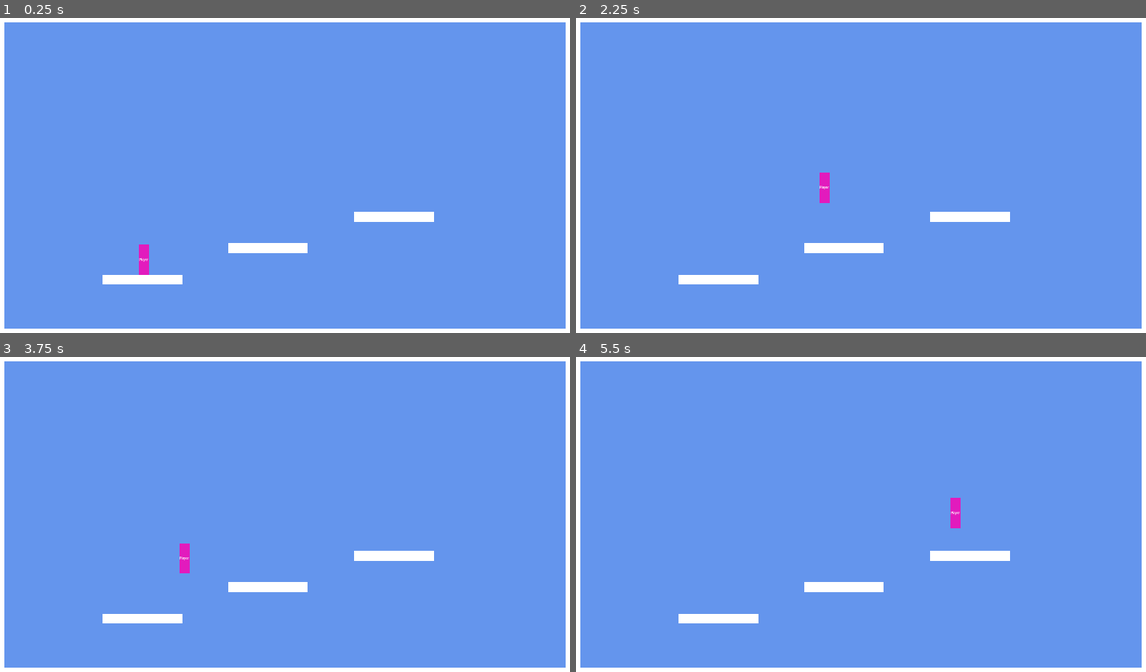
Above: before the commit, frames 1-4 (two rows, left to right).
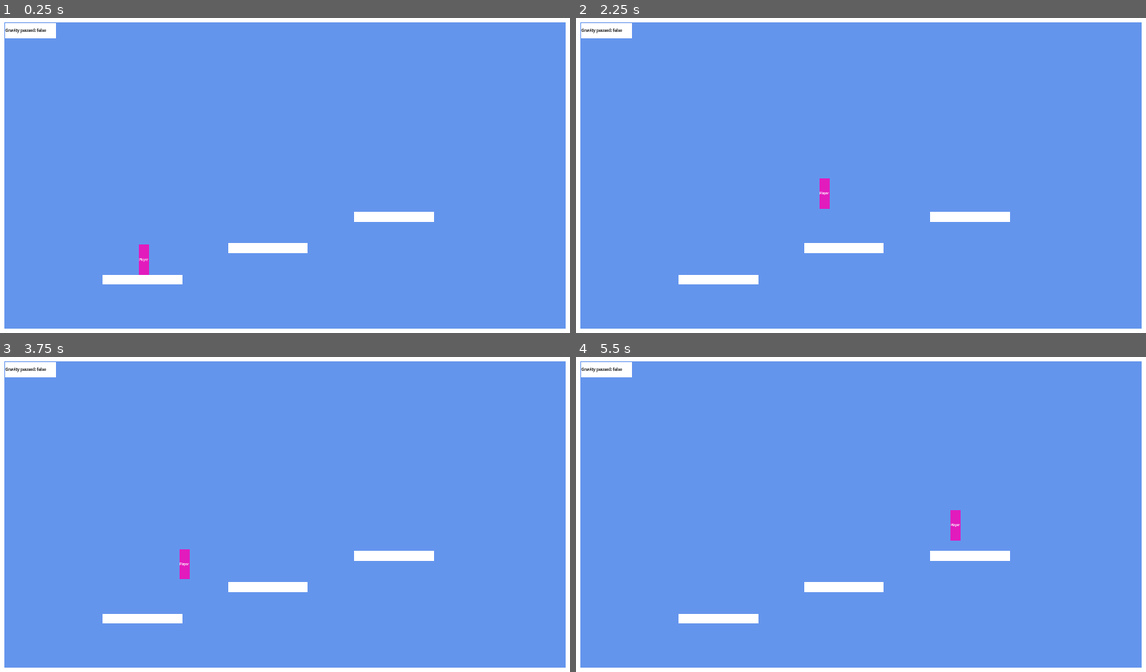
Above: after the commit, the same moments.

Repository: hpi-swa-lab/godot-pronto
Game: Godot game, scene res://examples/platformer/platformer_gravity_paused.tscn
Two runs of this game, one before a commit and one after it. Both use one fixed random seed, a clock stepped at 60 frames per second and the inputs below. The project has no main scene, so this scene is started directly.
Inputs (mouse positions are in pixels of both pictures, inside the frame that each line leads up to):
- Up to frame 1 (0.25 s): no input
- Up to frame 2 (2.25 s): tap Enter (ui_accept) at 0.5, 0.77, 2 s; move the mouse to (986, 159) at 0.52 s; hold Right (ui_right) 0.53-1.25 s; tap J at 0.6 s; click (986, 159) at 0.67 s; drag from (747, 191) to (832, 241) at 1.27 s; move the mouse to (918, 103) at 2.02 s; hold Left (ui_left) from 2.03 s (still down); tap I at 2.1 s
- Up to frame 3 (3.75 s): release Left (ui_left) at 2.75 s; drag from (256, 580) to (108, 464) at 2.77 s; tap Enter (ui_accept) at 3.5 s; move the mouse to (461, 564) at 3.52 s; hold Right (ui_right) from 3.53 s (still down); tap Tab at 3.6 s
- Up to frame 4 (5.5 s): tap Enter (ui_accept) at 3.77, 5 s; tap Escape at 4.15 s; release Right (ui_right) at 4.25 s; drag from (684, 464) to (775, 432) at 4.27 s; move the mouse to (889, 514) at 5.02 s; hold Right (ui_right) from 5.03 s (still down); tap J at 5.1 s; click (889, 514) at 5.17 s

The runs differ from the first frame. In frame 1, 0.4% of the frame differs, in the area x 0-10%, y 1-7%; in frame 2, 0.5%; in frame 3, 0.5%; in frame 4, 0.6%, in the area x 0-68%, y 1-59%.
Error before the commit: Parse Error: Cannot call the parent class' virtual function "_init()" because it hasn't been defined. (res://addons/pronto/behaviors/Inspect.gd:266)

Commit message:
use placeholder instead of inspector due to error in statement evaluation

Diff:
--- a/examples/platformer/platformer_gravity_paused.tscn
+++ b/examples/platformer/platformer_gravity_paused.tscn
@@ -1,24 +1,90 @@
-[gd_scene load_steps=8 format=3 uid="uid://pcvirp44au2y"]
+[gd_scene load_steps=17 format=3 uid="uid://pcvirp44au2y"]
 
 [ext_resource type="Script" path="res://addons/pronto/behaviors/Background.gd" id="1_wkkvy"]
 [ext_resource type="Script" path="res://addons/pronto/behaviors/Placeholder.gd" id="2_g2k13"]
 [ext_resource type="Script" path="res://addons/pronto/behaviors/PlatformerController.gd" id="3_h1uyp"]
 [ext_resource type="Script" path="res://addons/pronto/behaviors/Key.gd" id="4_bdlcu"]
-[ext_resource type="Script" path="res://addons/pronto/behaviors/Inspect.gd" id="4_y2g46"]
 [ext_resource type="Script" path="res://addons/pronto/helpers/Connection.gd" id="5_bcaxq"]
+[ext_resource type="Script" path="res://addons/pronto/helpers/ConnectionScript.gd" id="5_uttg8"]
 
-[sub_resource type="Resource" id="Resource_1moy4"]
+[sub_resource type="GDScript" id="GDScript_c8t77"]
+script/source = "@tool
+extends U
+@warning_ignore(\"unused_parameter\")
+func run(from, to):
+	return not to.gravity_paused
+"
+
+[sub_resource type="Resource" id="Resource_j72po"]
+script = ExtResource("5_uttg8")
+nested_script = SubResource("GDScript_c8t77")
+argument_names = ["from", "to"]
+return_value = true
+
+[sub_resource type="GDScript" id="GDScript_udcpy"]
+script/source = "@tool
+extends U
+@warning_ignore(\"unused_parameter\")
+func run(from, to):
+	return true
+"
+
+[sub_resource type="Resource" id="Resource_w08ri"]
+script = ExtResource("5_uttg8")
+nested_script = SubResource("GDScript_udcpy")
+argument_names = ["from", "to"]
+return_value = true
+
+[sub_resource type="Resource" id="Resource_uv11l"]
 script = ExtResource("5_bcaxq")
 signal_name = "up"
 to = NodePath("../PlatformerController")
 invoke = "@gravity_paused_setter"
-arguments = ["return not to.gravity_paused"]
-only_if = "return true"
-expression = ""
+arguments = [SubResource("Resource_j72po")]
+only_if = SubResource("Resource_w08ri")
+deferred = false
+
+[sub_resource type="GDScript" id="GDScript_y48qe"]
+script/source = "@tool
+extends U
+@warning_ignore(\"unused_parameter\")
+func run(from, to):
+	return \"Gravity paused: %s\" % closest(\"PlatformerController\").gravity_paused
+"
+
+[sub_resource type="Resource" id="Resource_40a7a"]
+script = ExtResource("5_uttg8")
+nested_script = SubResource("GDScript_y48qe")
+argument_names = ["from", "to"]
+return_value = true
+
+[sub_resource type="GDScript" id="GDScript_8qku2"]
+script/source = "@tool
+extends U
+@warning_ignore(\"unused_parameter\")
+func run(from, to):
+	return true
+"
+
+[sub_resource type="Resource" id="Resource_m8ueh"]
+script = ExtResource("5_uttg8")
+nested_script = SubResource("GDScript_8qku2")
+argument_names = ["from", "to"]
+return_value = true
+
+[sub_resource type="Resource" id="Resource_ap7jo"]
+script = ExtResource("5_bcaxq")
+signal_name = "up"
+to = NodePath("../../Placeholder")
+invoke = "@label_setter"
+arguments = [SubResource("Resource_40a7a")]
+only_if = SubResource("Resource_m8ueh")
+deferred = false
 
 [node name="platformer_gravity_paused" type="Node2D"]
 
 [node name="Background" type="Node2D" parent="."]
+position = Vector2(-30, 4.17213e-06)
 script = ExtResource("1_wkkvy")
 
 [node name="StaticBody2D" type="StaticBody2D" parent="."]
@@ -80,24 +146,17 @@
 placeholder_size = Vector2(20, 60)
 
 [node name="PlatformerController" type="Node2D" parent="CharacterBody2D"]
+position = Vector2(-65, -1.31134e-06)
 script = ExtResource("3_h1uyp")
-jump_velocity = 450.0
 
 [node name="Key" type="Node2D" parent="CharacterBody2D"]
-position = Vector2(-19, 0)
+position = Vector2(-65, -46)
 script = ExtResource("4_bdlcu")
 key = "A"
-metadata/pronto_connections = [SubResource("Resource_1moy4")]
+metadata/pronto_connections = [SubResource("Resource_uv11l"), SubResource("Resource_ap7jo")]
 
-[node name="Inspect" type="Node2D" parent="."]
-position = Vector2(150, 67)
-script = ExtResource("4_y2g46")
-property_0 = "<statement(s)>"
-expression_0 = "return closest(\"PlatformerController\").gravity_paused"
-property_1 = "<click to add>"
-font_size = 10
-background_color = Color(0, 0, 0, 0.2)
-color = null
-highlight_color = Color(1, 0, 0, 1)
-shape_size = Vector2(260, 94)
-sticky = false
+[node name="Placeholder" type="Node2D" parent="."]
+position = Vector2(72, 37)
+script = ExtResource("2_g2k13")
+label = "Gravity paused: false"
+placeholder_size = Vector2(100, 30)
